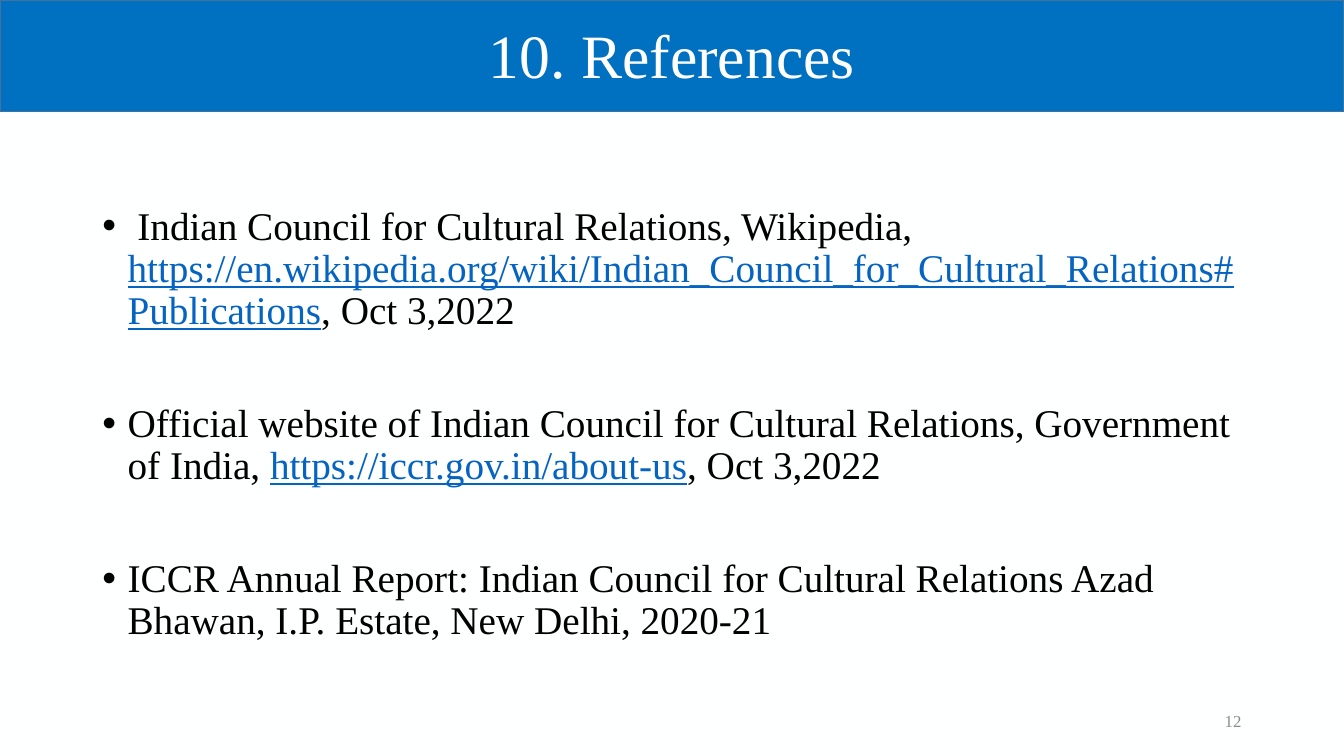
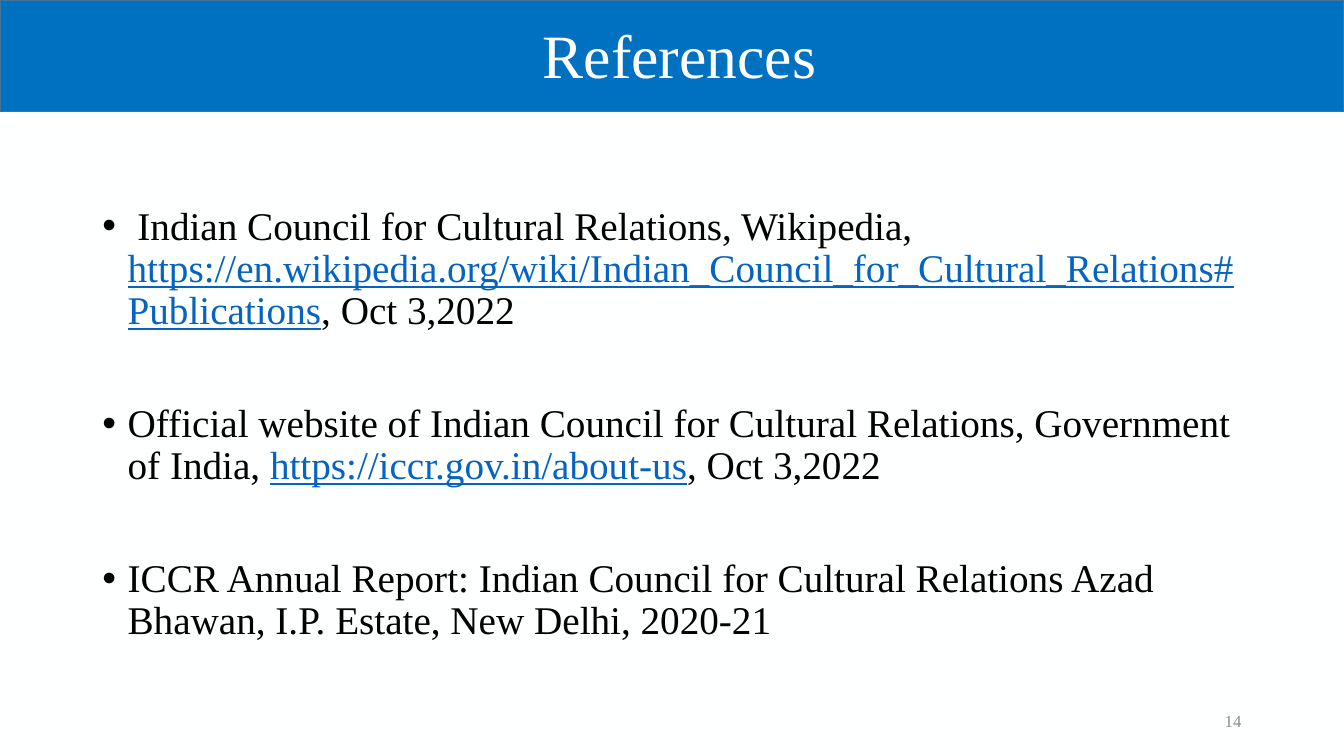
Before and after one commit to SHREYA1402/ICCRswebsite, a slide deck: slide 14 of Progress 1 submitted.pptx (slide 12 before the commit). Drawn at 1344x756 pixels with LibreOffice and Linux fonts; fonts in the diff are those of the drawing; background and template pictures are left out. Boxes give left, top, right and bottom in pixels: in the first picture for what was removed or moved away, otherwise in the second. Text is boxed around its words. In the diff, an @@ line names an element or a change of style, - is before the commit and + after.

```diff
--- a/Progress 1 submitted.pptx
+++ b/Progress 1 submitted.pptx
@@ title at (543, 34, 817, 79): text changed @@
-10. References
+References
@@ page number at (1225, 716, 1242, 727): text changed @@
-12
+14
```
Also in this commit, not shown: 1 other slide changed, 3 slides added, 1 slide removed, 2 other files.
